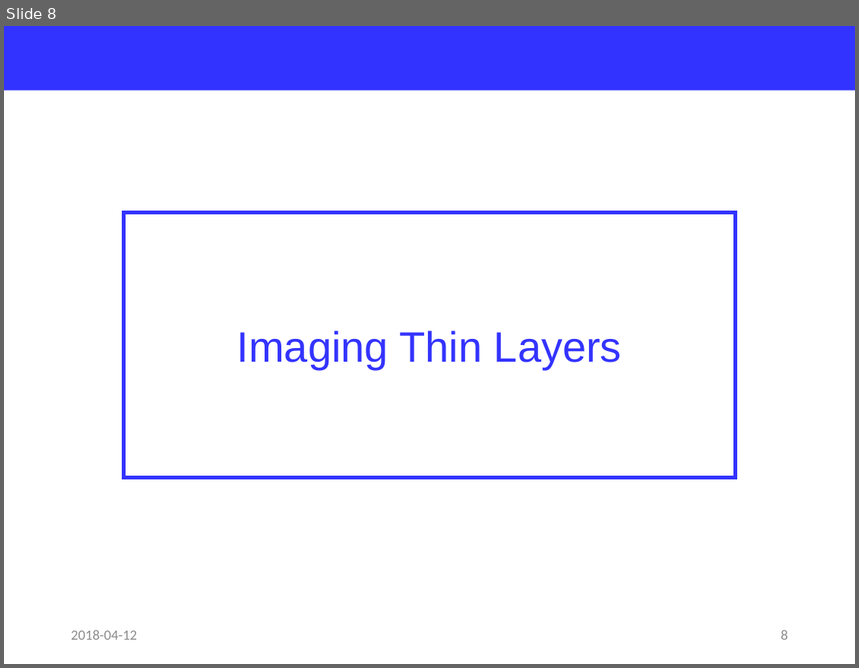
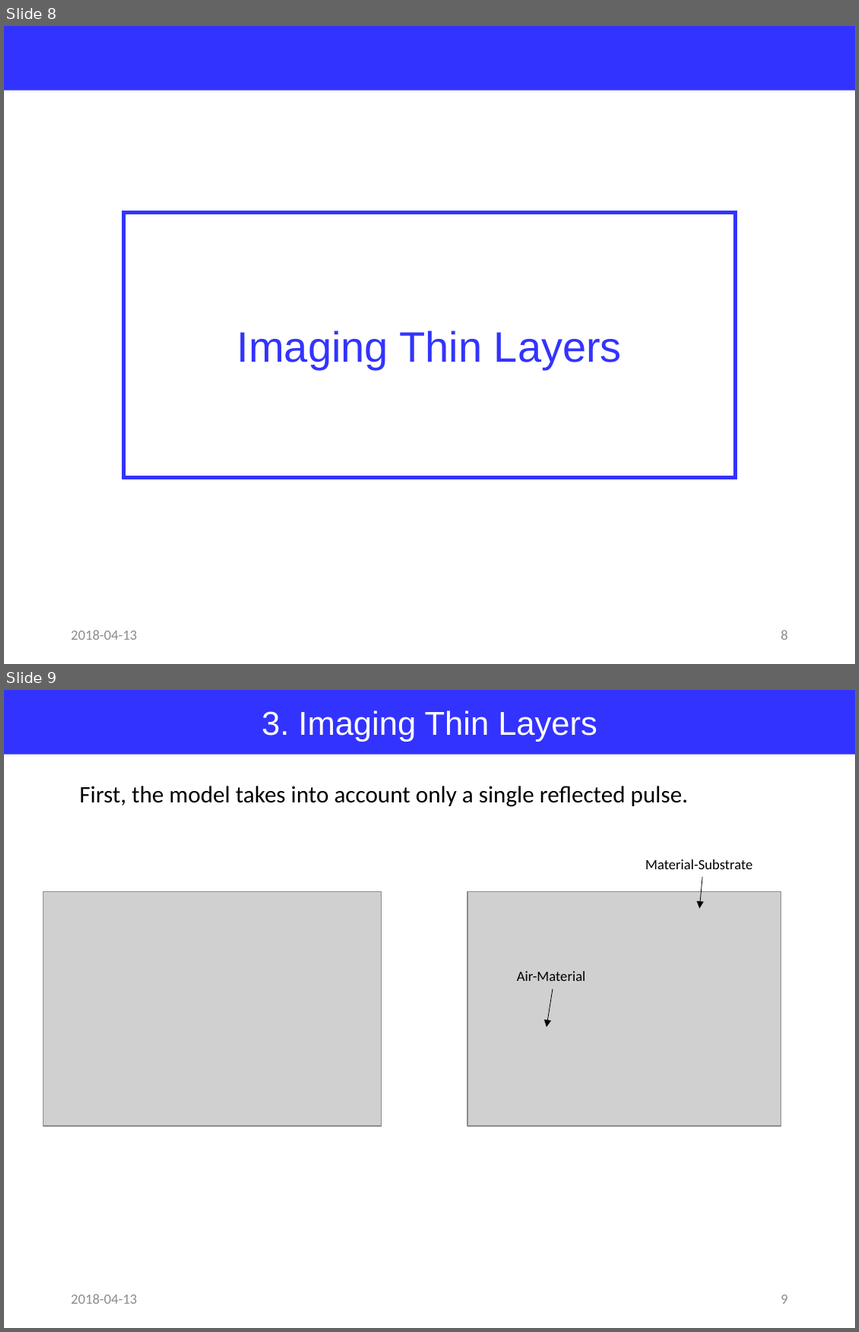
Before and after one commit to jglee96/NBTP_Lab, a slide deck: Terahertz Metrology/Ch7/Terahertz Metrology_Ch7.pptx. Shown one above the other, each under a label of ours: slide 8 before the commit, slides 8 and 9 after it. The pictures are 859x668 and 859x1332 pixels, drawn with LibreOffice and Linux fonts; fonts in the diff are those of the drawing; grey boxes stand for pictures. Boxes give left, top, right and bottom in pixels: in the first picture for what was removed or moved away, otherwise in the second. Text is boxed around its words. In the diff, an @@ line names an element or a change of style, - is before the commit and + after.

```diff
--- a/Terahertz Metrology/Ch7/Terahertz Metrology_Ch7.pptx
+++ b/Terahertz Metrology/Ch7/Terahertz Metrology_Ch7.pptx
@@ slide 9 added at <box>4,690,855,1328</box>, background #FFFFFF @@
@@ rectangle added at <box>4,690,855,755</box>, fill #3333FF, 28 pt, text #FFFFFF @@
+3. Imaging Thin Layers
@@ text added at <box>79,786,688,807</box>, 20 pt, text #000000 @@
+First, the model takes into account only a single reflected pulse.
@@ text added at <box>645,859,753,869</box>, 12 pt, text #000000 @@
+Material-Substrate
@@ picture added at <box>44,891,381,1125</box> @@
@@ picture added at <box>468,891,781,1125</box> @@
@@ arrow added from (703, 877) to (699, 909), #000000 0.5 pt @@
@@ text added at <box>517,971,586,981</box>, 12 pt, text #000000 @@
+Air-Material
@@ arrow added from (553, 989) to (547, 1027), #000000 0.5 pt @@
@@ text added at <box>71,1294,137,1304</box>, 12 pt, text #8C8C8C @@
+2018-04-13
@@ page number added at <box>781,1295,788,1304</box>, 12 pt, text #8C8C8C @@
+9
@@ slide 8 changed as well @@
@@ text at <box>71,630,137,640</box>: text changed @@
-2018-04-12
+2018-04-13
```
Also in this commit, not shown: 8 other slides changed, 5 other slides added, 1 slide removed.
